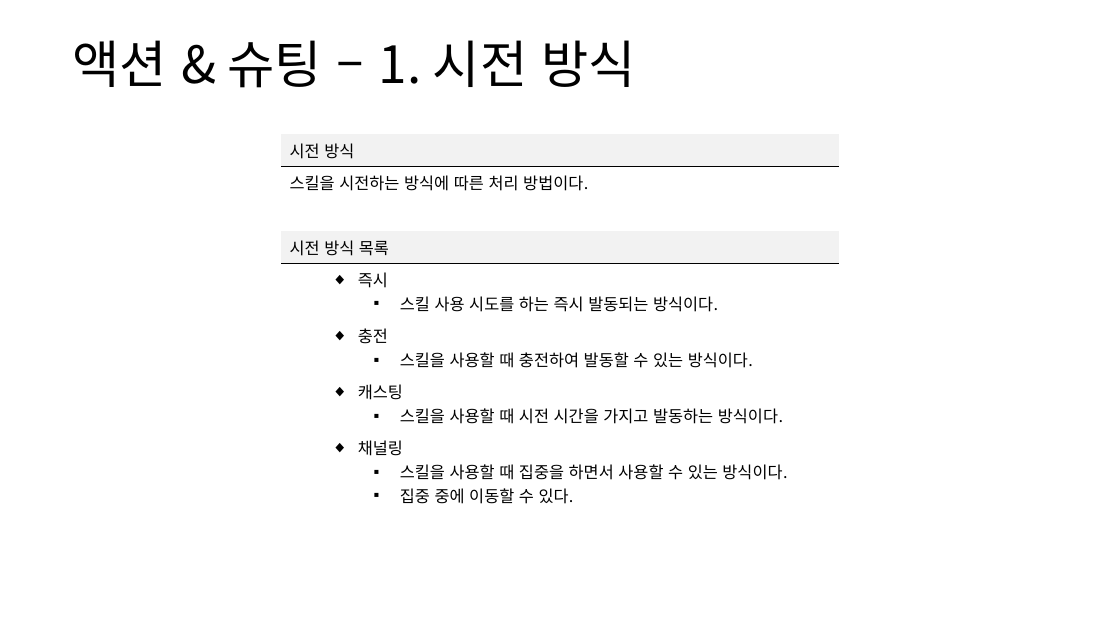
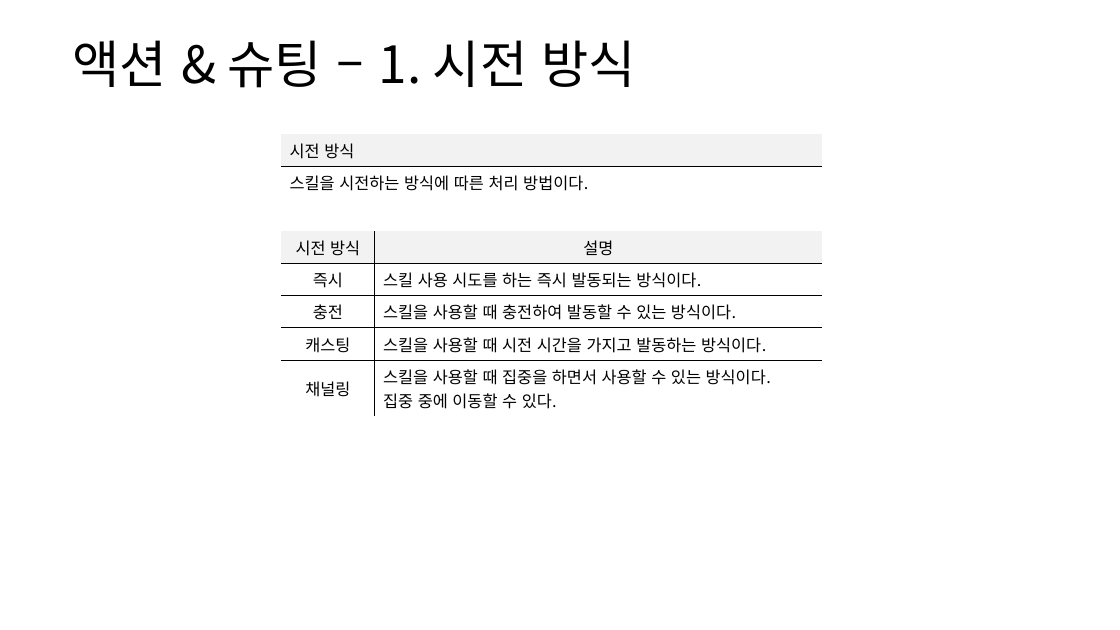
Before and after one commit to yjk0401/unityenginebasic_9th, a slide deck: slide 44 of 기획/방랑엽사전/스킬 시스템 기획서.pptx. Drawn at 1120x630 pixels with LibreOffice and Linux fonts; fonts in the diff are those of the drawing. Boxes give left, top, right and bottom in pixels: in the first picture for what was removed or moved away, otherwise in the second. Text is boxed around its words. In the diff, an @@ line names an element or a change of style, - is before the commit and + after.

```diff
--- a/기획/방랑엽사전/스킬 시스템 기획서.pptx
+++ b/기획/방랑엽사전/스킬 시스템 기획서.pptx
@@ table at bbox=[281, 134, 823, 413] @@
-column 1: 시전 방식 | 스킬을 시전하는 방식에 따른 처리 방법이다. |  | 시전 방식 목록 | 즉시 / 스킬 사용 시도를 하는 즉시 발동되는 방식이다. | 충전 / 스킬을 사용할 때 충전하여 발동할 수 있는 방식이다. | 캐스팅 / 스킬을 사용할 때 시전 시간을 가지고 발동하는 방식이다. | 채널링 / 스킬을 사용할 때 집중을 하면서 사용할 수 있는 방식이다. / 집중 중에 이동할 수 있다.
+column 1: 시전 방식 | 스킬을 시전하는 방식에 따른 처리 방법이다. |  | 시전 방식 | 즉시 | 충전 | 캐스팅 | 채널링
+column 2:  |  |  | 설명 | 스킬 사용 시도를 하는 즉시 발동되는 방식이다. | 스킬을 사용할 때 충전하여 발동할 수 있는 방식이다. | 스킬을 사용할 때 시전 시간을 가지고 발동하는 방식이다. | 스킬을 사용할 때 집중을 하면서 사용할 수 있는 방식이다. / 집중 중에 이동할 수 있다.
@@ table: place and size @@
-table at bbox=[281, 134, 839, 508]
+table at bbox=[281, 134, 823, 413]
```
Also in this commit, not shown: 5 other slides changed, 5 slides removed, 2 other files.
